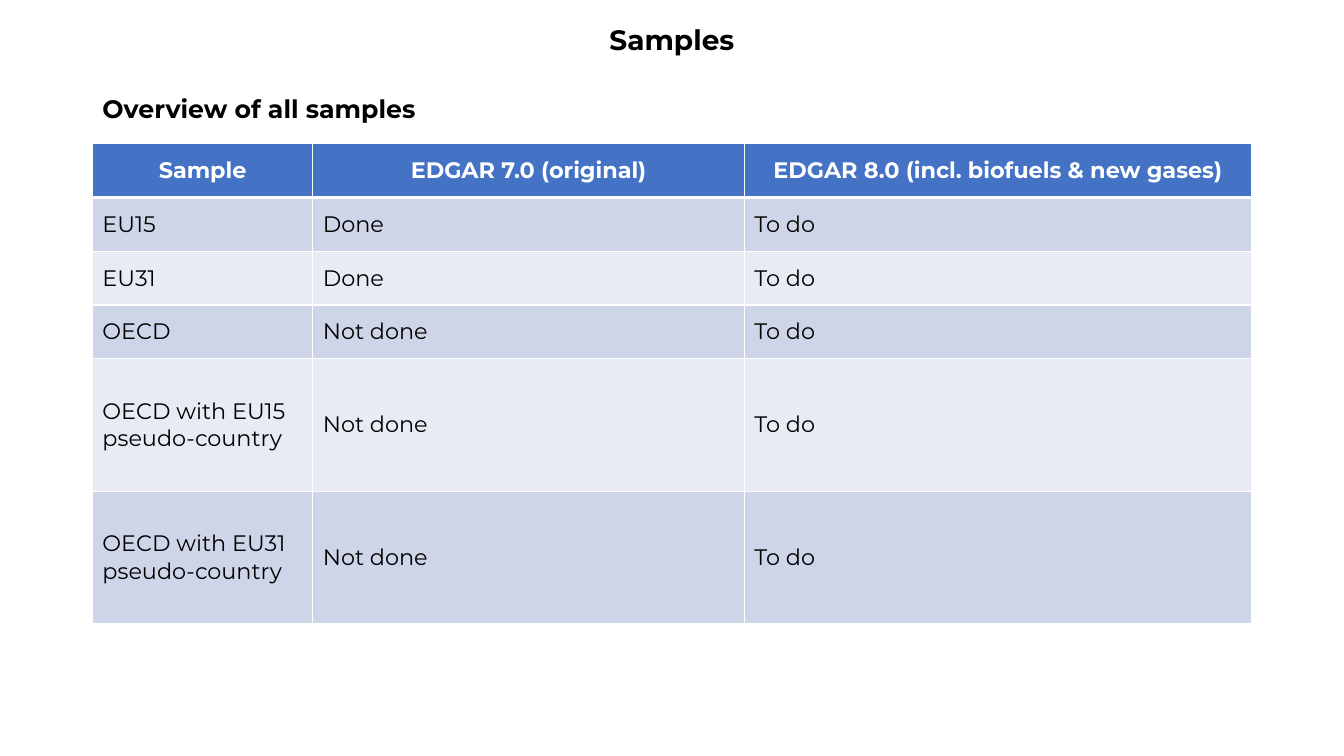
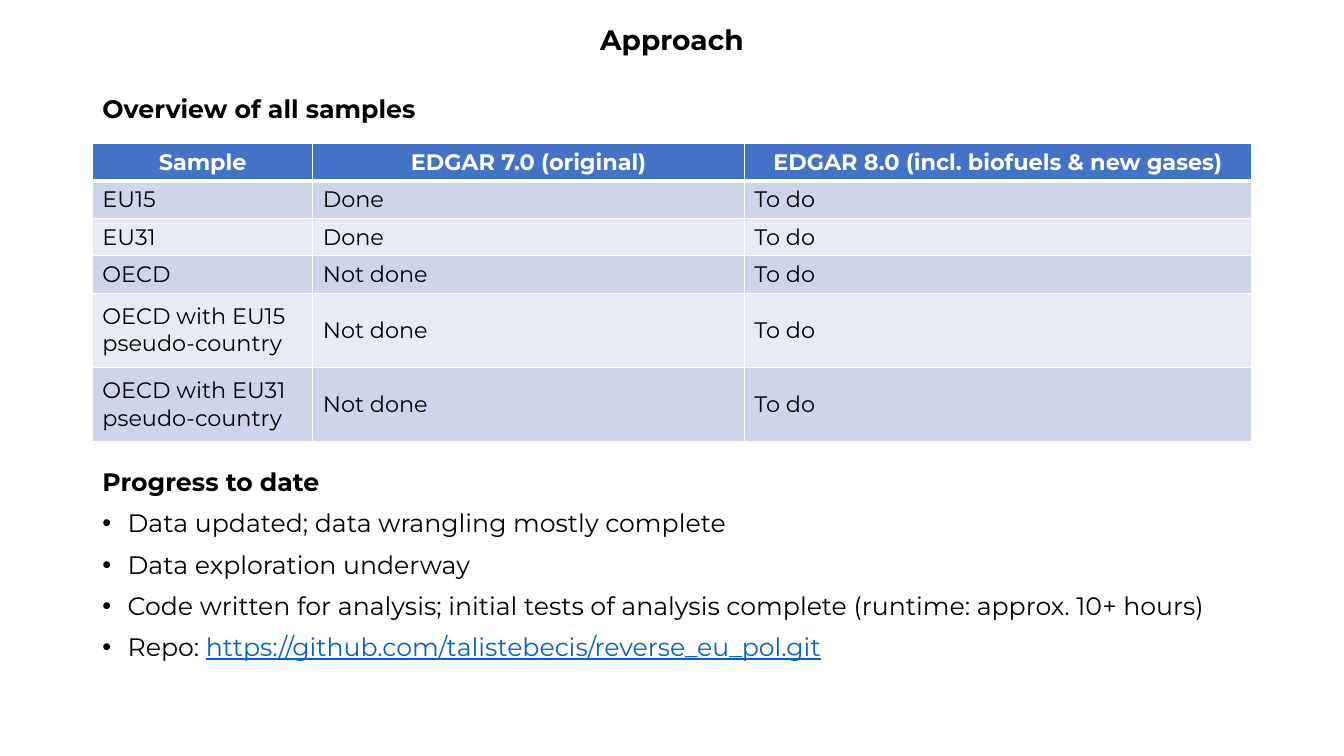
Before and after one commit to talistebecis/reverse_eu_pol, a slide deck: slide 2 of reports and presentations/data exploration.pptx. Drawn at 1344x756 pixels with LibreOffice and Linux fonts; fonts in the diff are those of the drawing. Boxes give left, top, right and bottom in pixels: in the first picture for what was removed or moved away, otherwise in the second. Text is boxed around its words. In the diff, an @@ line names an element or a change of style, - is before the commit and + after.

Commit message:
update

```diff
--- a/reports and presentations/data exploration.pptx
+++ b/reports and presentations/data exploration.pptx
@@ title at bbox=[600, 29, 743, 56]: text changed @@
-Samples
+Approach
@@ table: place and size @@
-table at bbox=[93, 144, 1252, 624]
+table at bbox=[93, 144, 1252, 441]
@@ text added at bbox=[102, 472, 1203, 661], 18 pt, text #000000 @@
+Progress to date
+• Data updated; data wrangling mostly complete
+• Data exploration underway
+• Code written for analysis; initial tests of analysis complete (runtime: approx. 10+ hours)
+• Repo: https://github.com/talistebecis/reverse_eu_pol.git
```
